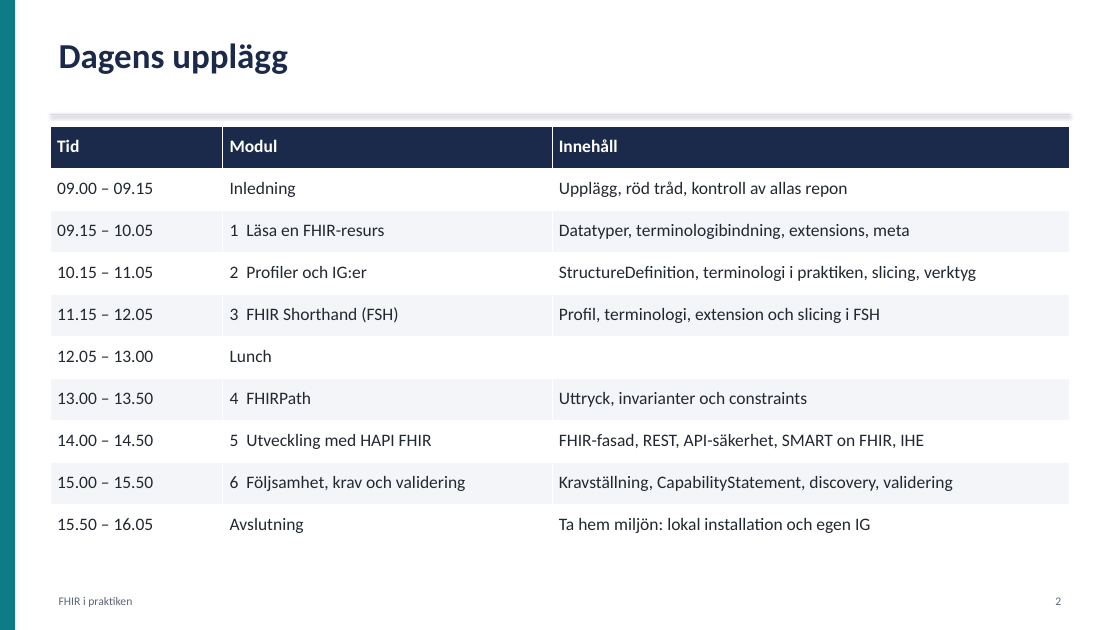
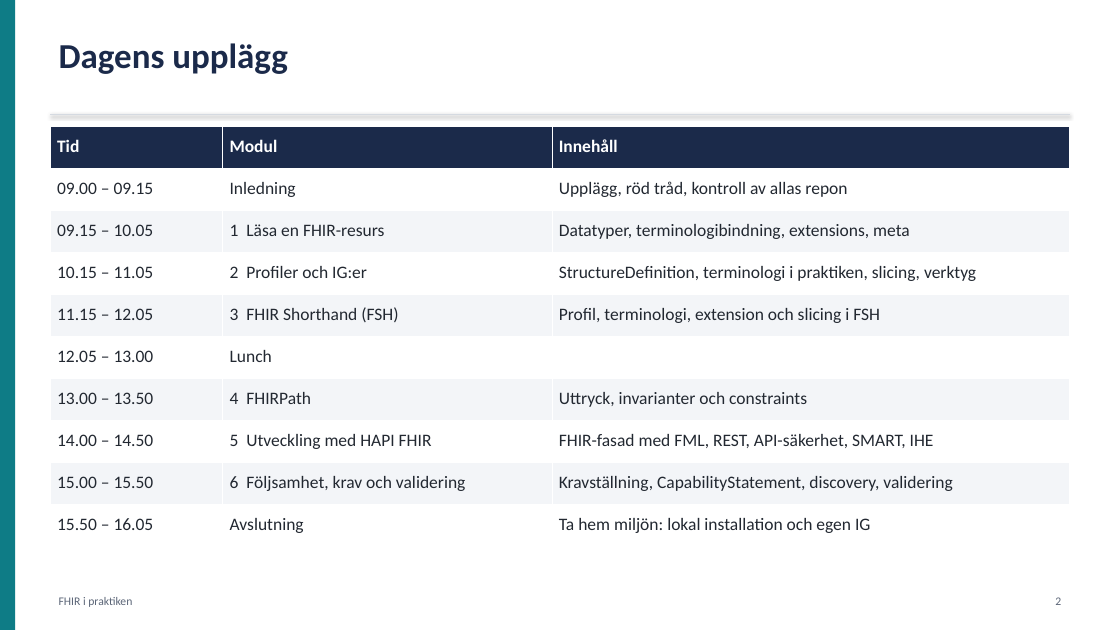
Before and after one commit to oskthu2/fhireducation, a slide deck: slide 2 of presentation/FHIR-utbildning.pptx. Drawn at 1120x630 pixels with LibreOffice and Linux fonts; fonts in the diff are those of the drawing. Boxes give left, top, right and bottom in pixels: in the first picture for what was removed or moved away, otherwise in the second. Text is boxed around its words. In the diff, an @@ line names an element or a change of style, - is before the commit and + after.

```diff
--- a/presentation/FHIR-utbildning.pptx
+++ b/presentation/FHIR-utbildning.pptx
@@ table at bbox=[50, 126, 1070, 546] @@
-row 8, column 3: FHIR-fasad, REST, API-säkerhet, SMART on FHIR, IHE
+row 8, column 3: FHIR-fasad med FML, REST, API-säkerhet, SMART, IHE
```
Also in this commit, not shown: 24 other slides changed, 2 slides added, 1 slide removed, 31 other files.
